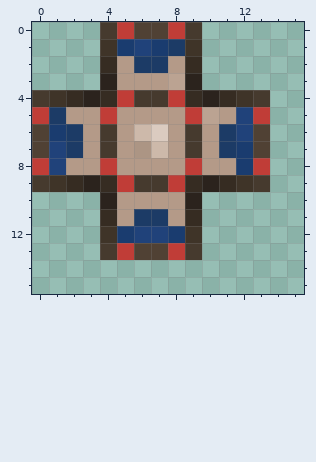
Two versions of one pixel-art sprite, src/main/resources/assets/integratedtunnels/textures/parts/importer_world_error.png. Above: the version before the commit.
The file is 16x16 pixels. Colours within 5 levels of each other are drawn and written as one.
The result:
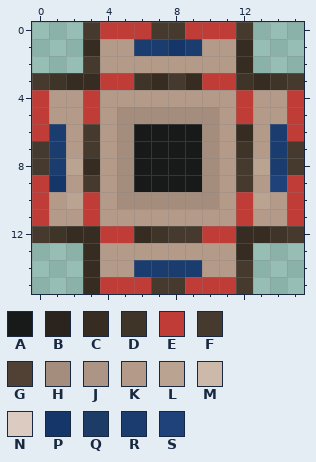
Palette (. is transparent): A #171a19  B #2b231d  C #362c22  D #3f3428  E #c03d37  F #463a2e  G #504134  H #a58d7d  J #ac9584  K #b49a88  L #bba392  M #cdb9aa  N #dbcbc0  P #143669  Q #1c3b66  R #1a3c6f  S #20427a
Author's note on the commit: Make larger world interface model
Edits made:
Changed rows in their new state; - is an unchanged pixel.
first column x 0:
 0 ---FE-EFFEEEF---
 1 ---CKKR-PRKKC---
 2 ---FK-KK-KKKC---
 3 FDCCEEDCFCEEDCDF
 4 EKKEKKKKKKKKEKKE
 5 -K-EKHHHHHH-EKKE
 6 E-KFKHAAAAHKCKRE
 7 FRKFKHAAAAHKDKRF
 8 FRLCKHAAAAH-FLRF
 9 EPKFKHAAAAHKFKSE
10 EKLEKHHHHHHKELKE
11 EKKEK-KK-KKKEKKE
12 FDCCEECDFFEECCDF
13 ---CKKKKKKKKC---
14 ---CKKRRRRKKF---
15 ---CEEEFFEEEF---
Changed places in both pictures, as pixel boxes (x1, y1, x2, y2):
changed: (32, 22, 304, 294)
